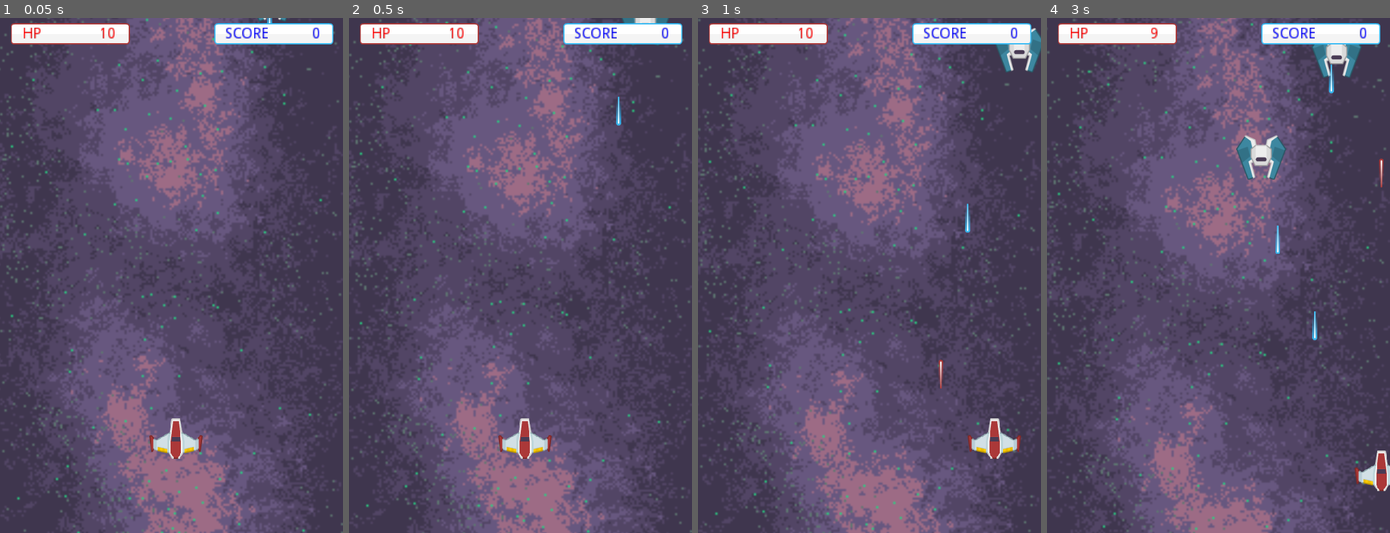
Above: before the commit, frames 1-4 (left to right).
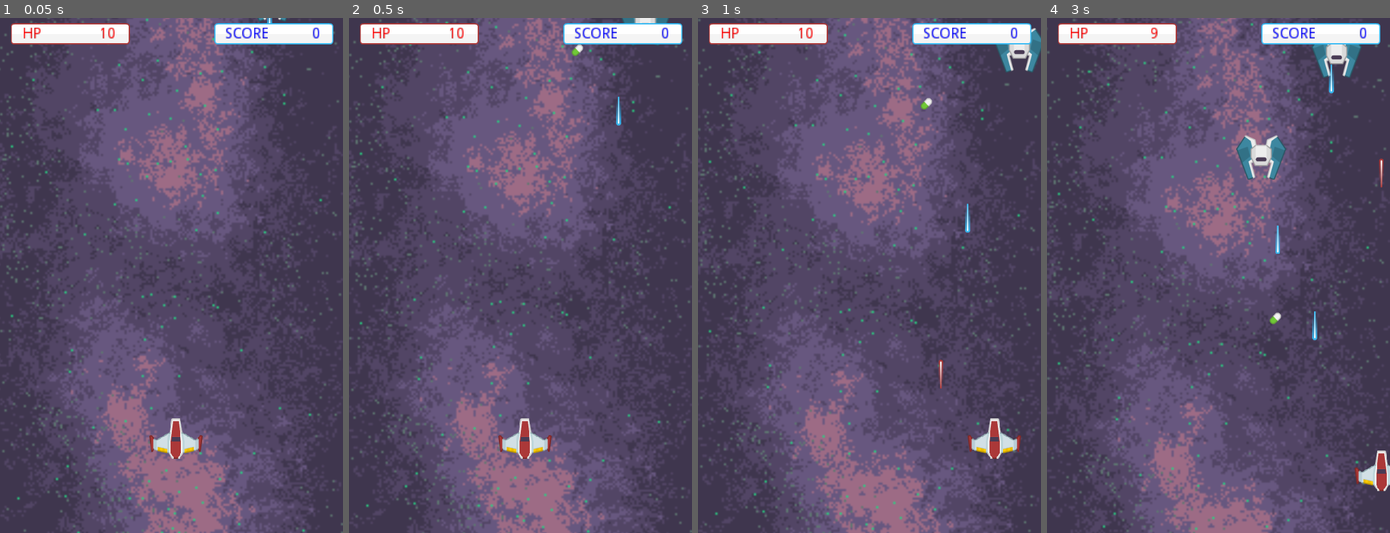
Above: after the commit, the same moments.

Repository: yang-official/super-secret-star-project
Game: Godot game, scene res://levels/demo_level.tscn
The game is run twice, just before and just after one commit, with the same random seed, the same clock (stepped at 60 frames per second) and the same inputs. The project has no main scene, so this scene is started directly.
Inputs (mouse positions are in pixels of both pictures, inside the frame that each line leads up to):
- Up to frame 1 (0.05 s): no input
- Up to frame 2 (0.5 s): no input
- Up to frame 3 (1 s): move the mouse to (944, 249) at 0.52 s; hold Right (ui_right) from 0.53 s (still down); tap Space at 0.77 s
- Up to frame 4 (3 s): move the mouse to (1149, 301) at 1.27 s; release Right (ui_right) at 1.28 s; hold Down (ui_down) 1.28-2.03 s; tap Space at 1.52 s; move the mouse to (1252, 162) at 2.02 s; hold Right (ui_right) 2.03-2.78 s; move the mouse to (1201, 378) at 2.77 s; hold Up (ui_up) from 2.78 s (still down)

Frame 1 is identical in both runs. In frame 2, less than 0.1% of the frame differs, in the area x 64-69%, y 5-8%; in frame 3, less than 0.1%; in frame 4, less than 0.1%, in the area x 64-69%, y 57-60%.

Commit message:
updated powerups

Diff:
--- a/entities/powerups/powerup.gd
+++ b/entities/powerups/powerup.gd
@@ -2,7 +2,7 @@
 
 extends Area2D
 
-var velocity = Vector2(0, 200)
+export var velocity = Vector2(0, 200)
 
 func _ready():
 	pass # Replace with function body.
--- a/entities/powerups/powerup.tscn
+++ b/entities/powerups/powerup.tscn
@@ -4,6 +4,7 @@
 [ext_resource path="res://assets/sprites/powerups/pill_green.png" type="Texture" id=2]
 
 [sub_resource type="CapsuleShape2D" id=1]
+height = 18.0
 
 [node name="powerup" type="Area2D"]
 position = Vector2( 313.073, 233.27 )
--- /dev/null
+++ b/entities/powerups/powerup_hp.gd
@@ -0,0 +1,12 @@
+# Powerup to restore HP
+
+extends "res://entities/powerups/powerup.gd"
+
+func _ready():
+	connect("area_entered", self, "_on_area_entered")
+	pass
+
+func _on_area_entered(other):
+	if other.is_in_group("player"):
+		other.hp += 1
+		queue_free()
--- /dev/null
+++ b/entities/powerups/powerup_hp.tscn
@@ -0,0 +1,7 @@
+[gd_scene load_steps=3 format=2]
+
+[ext_resource path="res://entities/powerups/powerup.tscn" type="PackedScene" id=1]
+[ext_resource path="res://entities/powerups/powerup_hp.gd" type="Script" id=2]
+
+[node name="powerup_hp" instance=ExtResource( 1 )]
+script = ExtResource( 2 )
--- a/levels/demo_level.tscn
+++ b/levels/demo_level.tscn
@@ -1,13 +1,14 @@
-[gd_scene load_steps=9 format=2]
+[gd_scene load_steps=10 format=2]
 
 [ext_resource path="res://assets/sprites/levels/background.png" type="Texture" id=1]
 [ext_resource path="res://levels/background.gd" type="Script" id=2]
 [ext_resource path="res://entities/player/Player.tscn" type="PackedScene" id=3]
 [ext_resource path="res://levels/spawn_enemies.tscn" type="PackedScene" id=4]
-[ext_resource path="res://assets/sprites/hud/buttonRed.png" type="Texture" id=5]
-[ext_resource path="res://levels/health.gd" type="Script" id=6]
-[ext_resource path="res://assets/sprites/hud/buttonBlue.png" type="Texture" id=7]
-[ext_resource path="res://levels/score.gd" type="Script" id=8]
+[ext_resource path="res://levels/spawn_drops.tscn" type="PackedScene" id=5]
+[ext_resource path="res://assets/sprites/hud/buttonRed.png" type="Texture" id=6]
+[ext_resource path="res://levels/health.gd" type="Script" id=7]
+[ext_resource path="res://assets/sprites/hud/buttonBlue.png" type="Texture" id=8]
+[ext_resource path="res://levels/score.gd" type="Script" id=9]
 
 [node name="demo_level" type="Node2D"]
 
@@ -18,9 +19,13 @@
 texture = ExtResource( 1 )
 script = ExtResource( 2 )
 
-[node name="Player" parent="." instance=ExtResource( 3 )]
+[node name="Player" parent="." groups=[
+"player",
+] instance=ExtResource( 3 )]
 
 [node name="spawn_enemies" parent="." instance=ExtResource( 4 )]
+
+[node name="spawn_drops" parent="." instance=ExtResource( 5 )]
 
 [node name="HUD" type="CanvasLayer" parent="."]
 
--- /dev/null
+++ b/levels/spawn_drops.gd
@@ -0,0 +1,23 @@
+# Spawn Drops
+# Handles the spawning of pickups
+
+extends Node2D
+
+const drops = [
+	preload("res://entities/powerups/powerup.tscn")
+]
+func _ready():
+	spawn()
+	pass
+
+func spawn():
+	while true:
+		randomize()
+		var drop = drops[0].instance()
+		var pos = Vector2()
+		pos.x = rand_range(0+50, get_viewport().get_visible_rect().size.x - 50)
+		pos.y = 0 - 40
+		drop.set_position(pos)
+		get_node("container").add_child(drop)
+		yield(get_tree().create_timer(rand_range(10.5, 12.25)), "timeout")
+	pass
--- /dev/null
+++ b/levels/spawn_drops.tscn
@@ -0,0 +1,8 @@
+[gd_scene load_steps=2 format=2]
+
+[ext_resource path="res://levels/spawn_drops.gd" type="Script" id=1]
+
+[node name="spawn_drops" type="Node2D"]
+script = ExtResource( 1 )
+
+[node name="container" type="Node2D" parent="."]
Not shown: 3 places in levels/demo_level.tscn that only renumber resources
